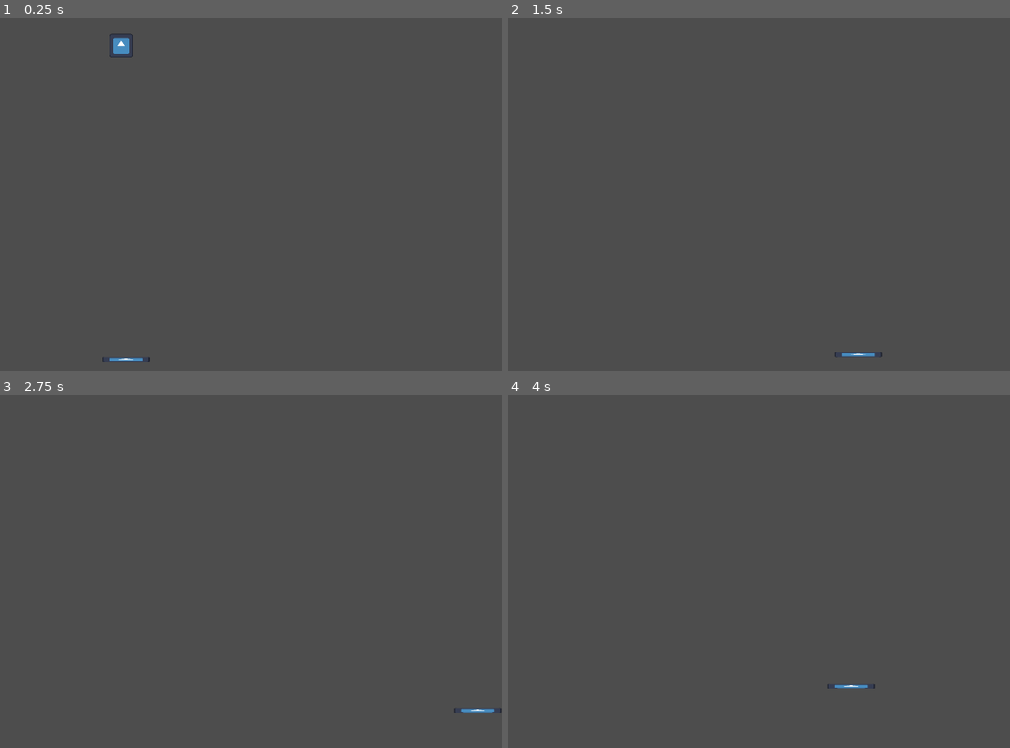
Above: before the commit, frames 1-4 (two rows, left to right).
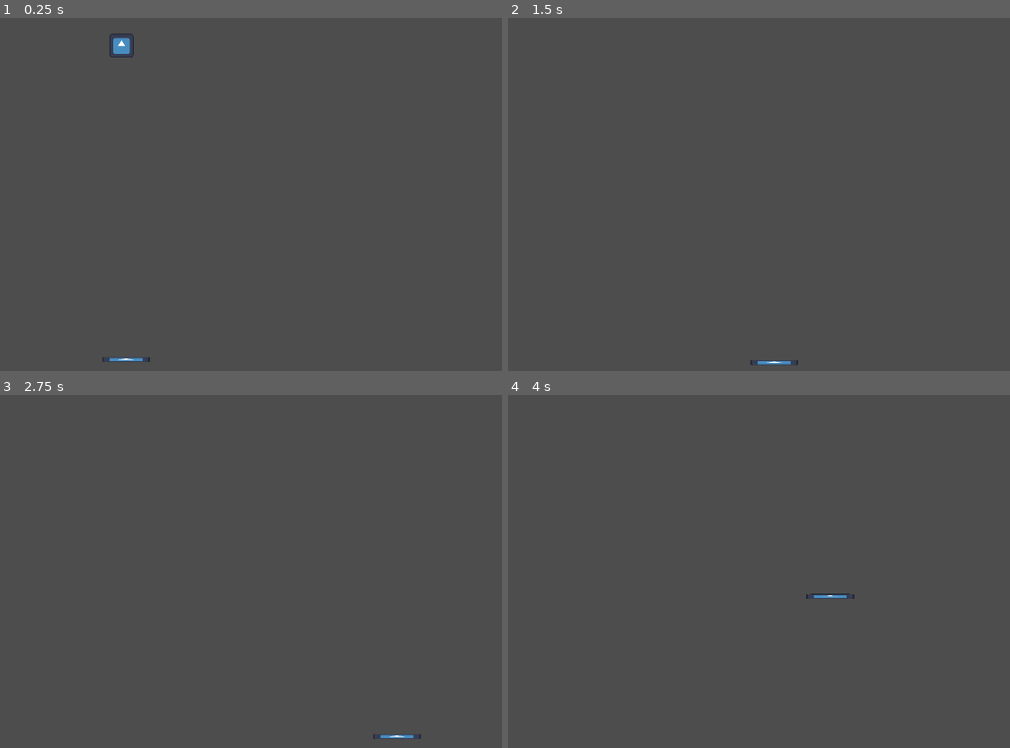
Above: after the commit, the same moments.

Repository: LuK4s09/BalanceBots
Game: Godot game, scene res://main.tscn
Same seed, same stepped clock (60 frames per second), same inputs: the game is played once before the commit and once after it. The engine's default icon, where the game draws it, is replaced by a stand-in: a white triangle on a blue panel in a dark square.
Inputs:
- Up to frame 1 (0.25 s): no input
- Up to frame 2 (1.5 s): tap Enter (ui_accept) at 0.5, 1.35 s; hold Right (ui_right) 0.53-1.28 s; hold Enter (ui_accept) 0.53-1.28 s; hold Down (ui_down) from 1.28 s (still down)
- Up to frame 3 (2.75 s): tap Enter (ui_accept) at 1.52, 1.82 s; release Down (ui_down) at 2.03 s; hold Right (ui_right) from 2.03 s (still down); hold Enter (ui_accept) from 2.03 s (still down)
- Up to frame 4 (4 s): release Right (ui_right) at 2.78 s; release Enter (ui_accept) at 2.78 s; hold Up (ui_up) 2.78-3.53 s; tap Enter (ui_accept) at 2.85, 3.02, 3.32 s; hold Left (ui_left) from 3.53 s (still down); hold Enter (ui_accept) from 3.53 s (still down)

The runs differ from the first frame. In frame 1, less than 0.1% of the frame differs, in the area x 21-27%, y 5-11%; in frame 2, 0.2%; in frame 3, 0.2%; in frame 4, 0.2%, in the area x 59-74%, y 56-84%.

Commit message:
reversed stuff

Diff:
--- a/Bot.gd
+++ b/Bot.gd
@@ -1,7 +1,6 @@
 extends CharacterBody2D
 
-var JUMP_SPEED = 100
-var SPEED = 800.0
+var SPEED = 500.0
 var min_y_position = 970
 
 func _physics_process(delta):
@@ -12,20 +11,15 @@
 		velocity.x -= SPEED
 	if Input.is_action_pressed("ui_right"):
 		velocity.x += SPEED
+	if Input.is_action_pressed("ui_up"):
+		velocity.y -= SPEED
+	if Input.is_action_pressed("ui_down"):
+		velocity.y += SPEED
 
 
 	# min height
 	if position.y > min_y_position:
 		position.y = min_y_position
 
-	#Jump-Ability
-	if Input.is_action_pressed("ui_accept"):
-		velocity.y -= JUMP_SPEED
 
 	move_and_slide()
-
-
-
-
-func _on_package_body_entered(body):
-	pass
--- a/Package.gd
+++ b/Package.gd
@@ -1,6 +1,5 @@
 extends RigidBody2D
-var FALL_SPEED = 1
-var body = CharacterBody2D
+
 # Called when the node enters the scene tree for the first time.
 func _ready():
 	pass
--- a/main.tscn
+++ b/main.tscn
@@ -20,6 +20,7 @@
 collision_layer = 3
 collision_mask = 3
 motion_mode = 1
+platform_on_leave = 1
 script = ExtResource("1_2616l")
 
 [node name="BotCollisionShape2D" type="CollisionShape2D" parent="Bot"]
@@ -33,7 +34,6 @@
 metadata/_edit_lock_ = true
 
 [node name="Package" type="RigidBody2D" parent="."]
-position = Vector2(-1, 0)
 collision_layer = 2
 collision_mask = 2
 script = ExtResource("3_6ldhq")
